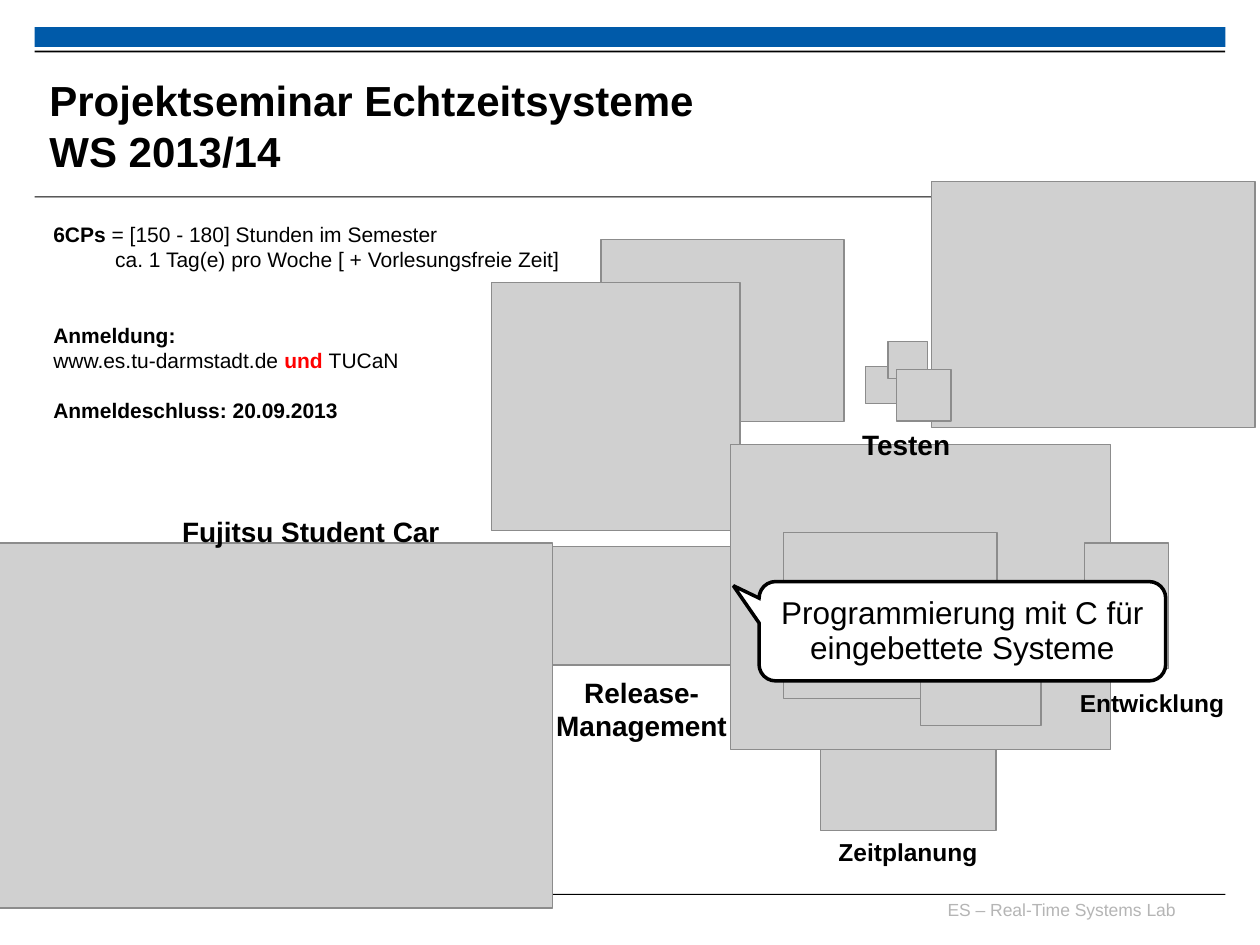
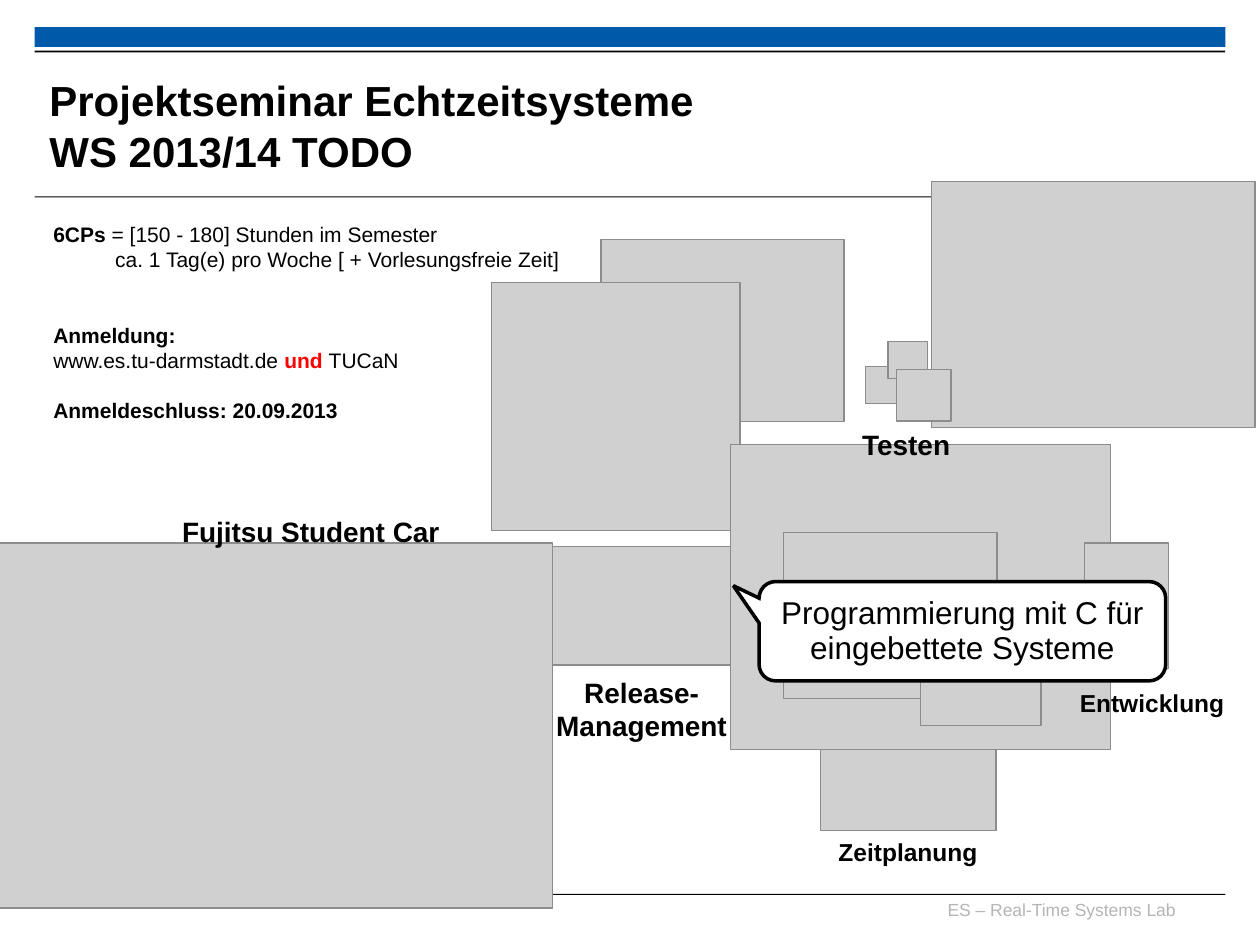
Before and after one commit to h82k/tud-cppp, a slide deck: slide 7 of Vorlesung/0 Organisatorisches_F6.ppt. Drawn at 1260x945 pixels with LibreOffice and Linux fonts; fonts in the diff are those of the drawing; grey boxes stand for pictures; background and template pictures are left out. Boxes give left, top, right and bottom in pixels: in the first picture for what was removed or moved away, otherwise in the second. Text is boxed around its words. In the diff, an @@ line names an element or a change of style, - is before the commit and + after.

```diff
--- a/Vorlesung/0 Organisatorisches_F6.ppt
+++ b/Vorlesung/0 Organisatorisches_F6.ppt
@@ title at (x1=49, y1=85, x2=693, y2=168): text changed @@
-Projektseminar Echtzeitsysteme
-WS 2013/14
+Projektseminar Echtzeitsysteme
+WS 2013/14 TODO
```
Also in this commit, not shown: 7 other slides changed.
